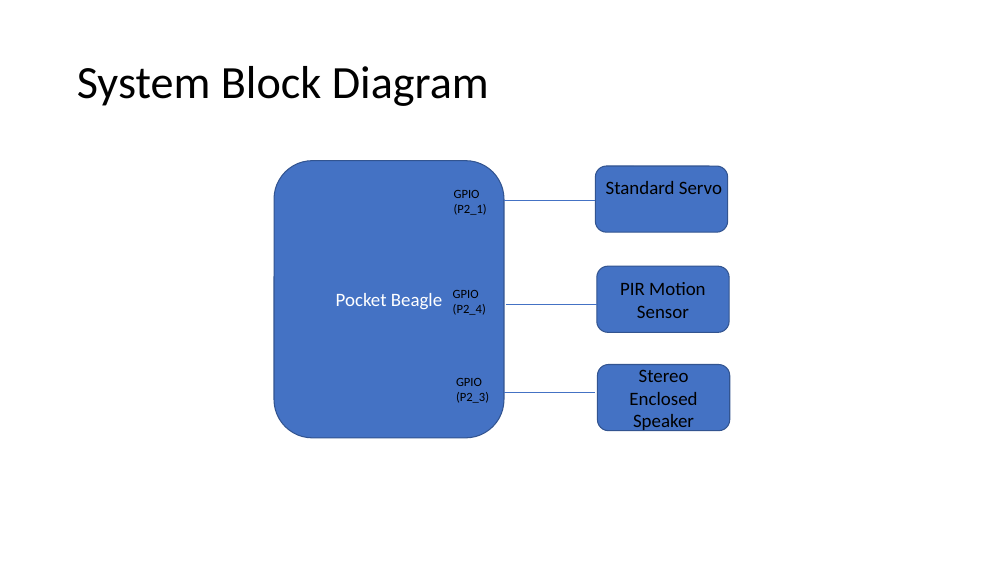
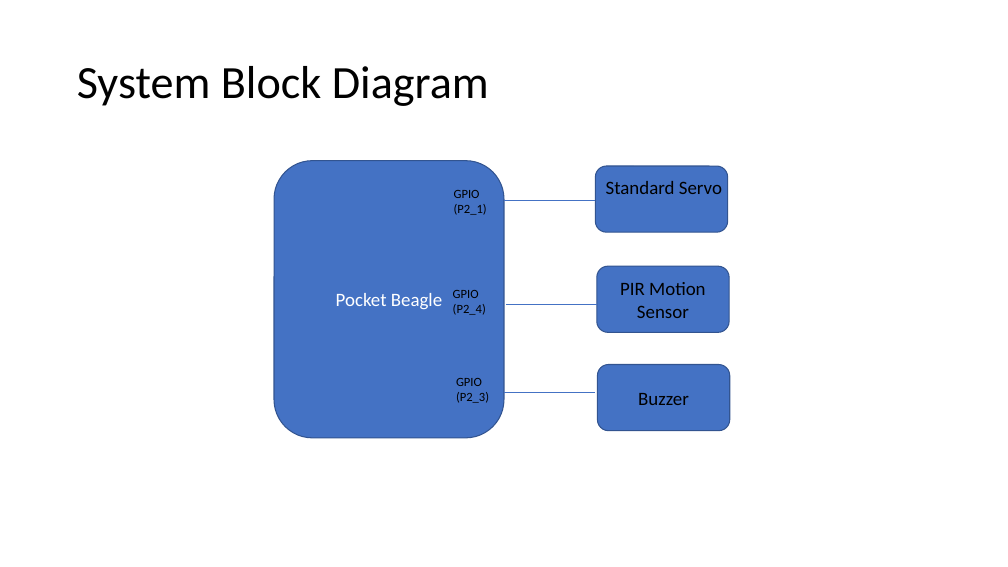
Before and after one commit to luisperales98/Project_02-docs, a slide deck: slide 3 of Project Proposal 2.pptx. Drawn at 1008x567 pixels with LibreOffice and Linux fonts; fonts in the diff are those of the drawing. Boxes give left, top, right and bottom in pixels: in the first picture for what was removed or moved away, otherwise in the second. Text is boxed around its words. In the diff, an @@ line names an element or a change of style, - is before the commit and + after.

```diff
--- a/Project Proposal 2.pptx
+++ b/Project Proposal 2.pptx
@@ text in rounded rectangle at box(638, 393, 689, 405): text changed @@
-Stereo Enclosed Speaker
+Buzzer
```
Also in this commit, not shown: 2 other slides changed.
